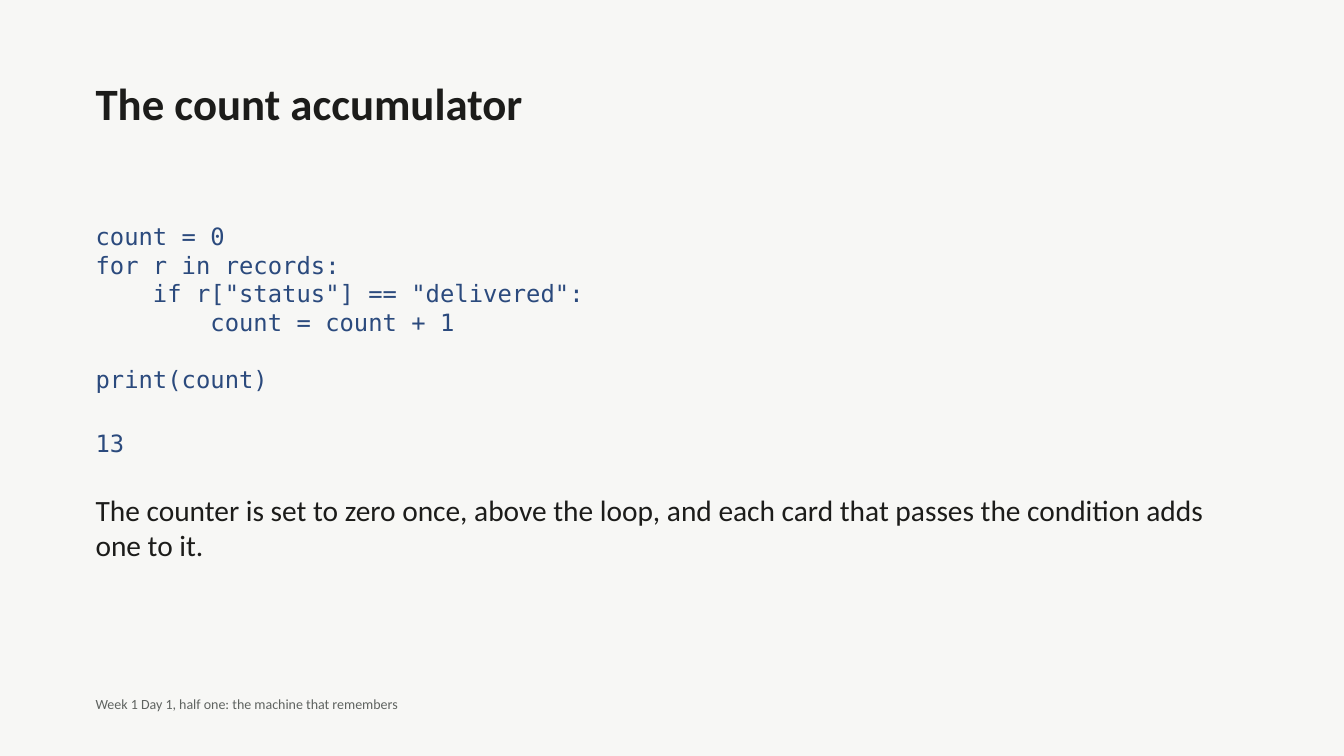
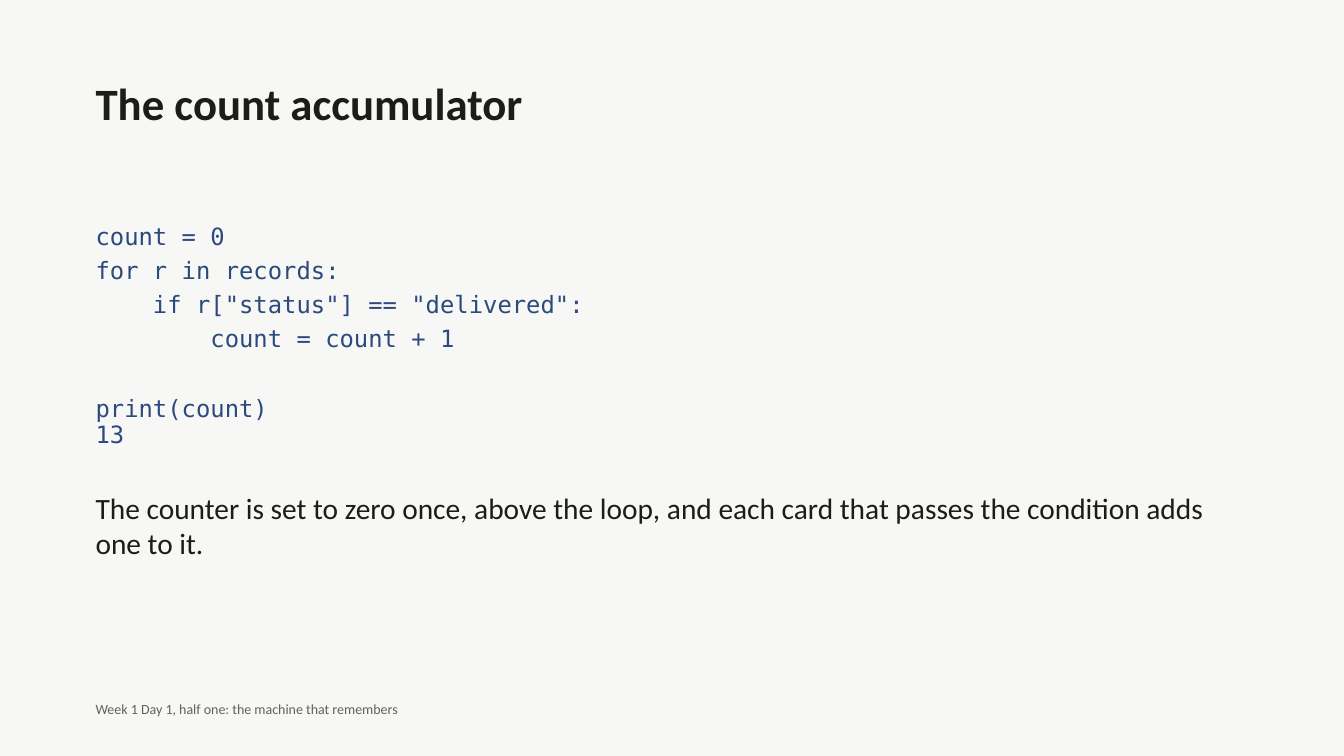
Before and after one commit to fde-academy-lab/c2-content-factory, a slide deck: slide 27 of content/W01/D1/C2_W01_D01_deck_half1_STUDENT.pptx. Drawn at 1344x756 pixels with LibreOffice and Linux fonts; fonts in the diff are those of the drawing. Boxes give left, top, right and bottom in pixels: in the first picture for what was removed or moved away, otherwise in the second. Text is boxed around its words. In the diff, an @@ line names an element or a change of style, - is before the commit and + after.

```diff
--- a/content/W01/D1/C2_W01_D01_deck_half1_STUDENT.pptx
+++ b/content/W01/D1/C2_W01_D01_deck_half1_STUDENT.pptx
@@ text "count = 0" at bbox=[96, 227, 583, 422]: more space between paragraphs @@
@@ text at bbox=[96, 434, 1202, 557]: paragraphs removed @@
-13
-The counter is set to zero once, above the loop, and each card that passes the condition adds one to it.
@@ text added at bbox=[96, 425, 125, 444], 17 pt, text #2B4A7D @@
+13
@@ text added at bbox=[96, 498, 1202, 555], 21 pt, text #1C1C1A @@
+The counter is set to zero once, above the loop, and each card that passes the condition adds one to it.
@@ text "Week 1 Day 1, half ...": place and size @@
-text "Week 1 Day 1, half ..." at bbox=[96, 699, 397, 711]
+text "Week 1 Day 1, half ..." at bbox=[96, 704, 397, 716]
```
Also in this commit, not shown: 30 other slides changed, 7 other files.
